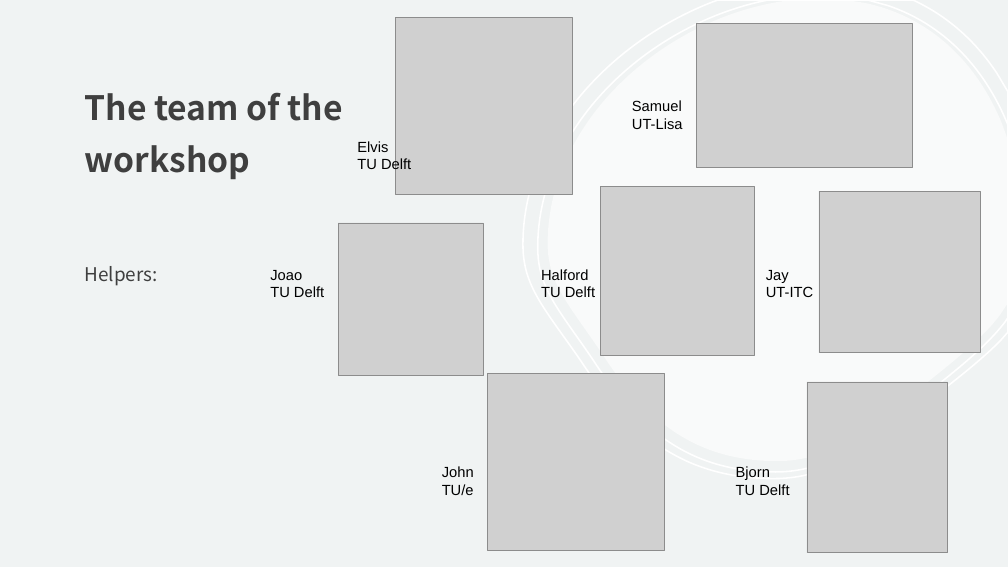
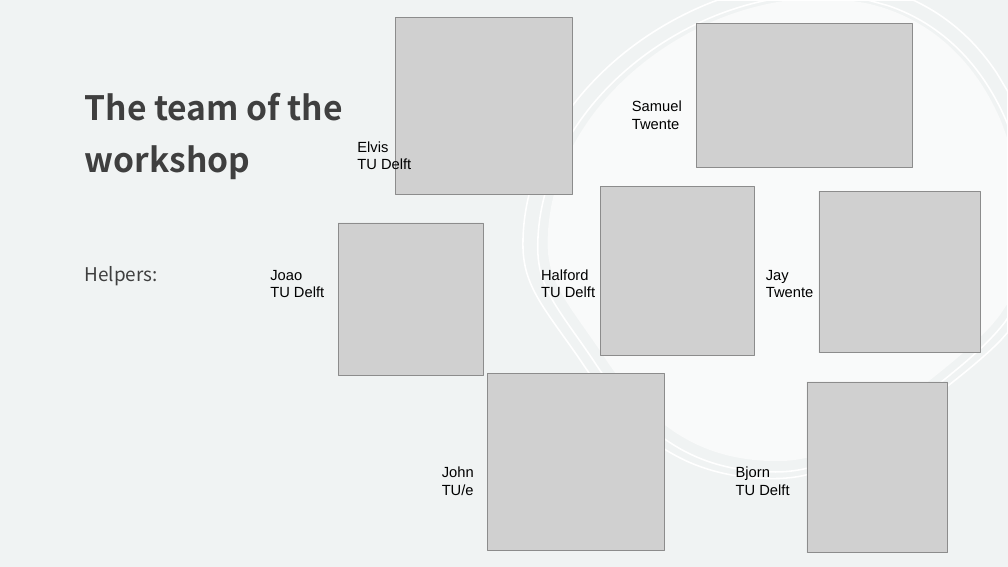
Before and after one commit to leilaicruz/Git4TUmembers_lesson, a slide deck: slide 4 of Workshop-schedule (Day 1).pptx. Drawn at 1008x567 pixels with LibreOffice and Linux fonts; fonts in the diff are those of the drawing; grey boxes stand for pictures. Boxes give left, top, right and bottom in pixels: in the first picture for what was removed or moved away, otherwise in the second. Text is boxed around its words. In the diff, an @@ line names an element or a change of style, - is before the commit and + after.

```diff
--- a/Workshop-schedule (Day 1).pptx
+++ b/Workshop-schedule (Day 1).pptx
@@ text at (632, 119, 679, 129): text changed @@
-UT-Lisa
+Twente
@@ text at (766, 287, 813, 297): text changed @@
-UT-ITC
+Twente
```
Also in this commit, not shown: 22 other files.
